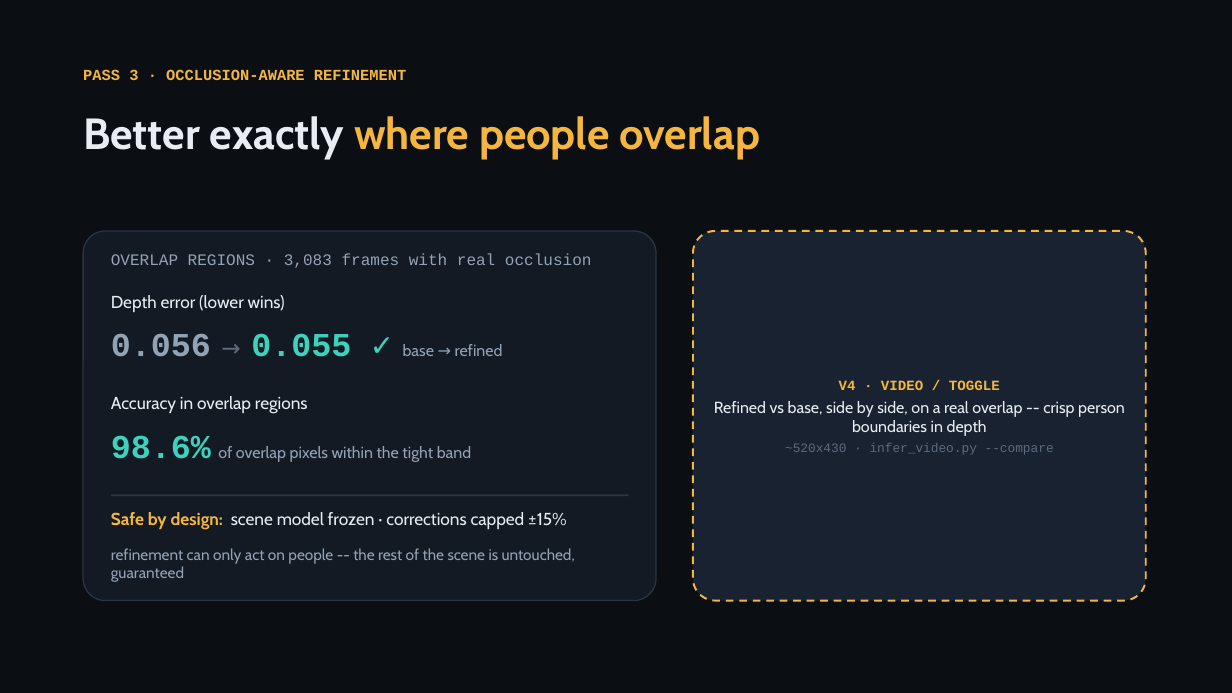
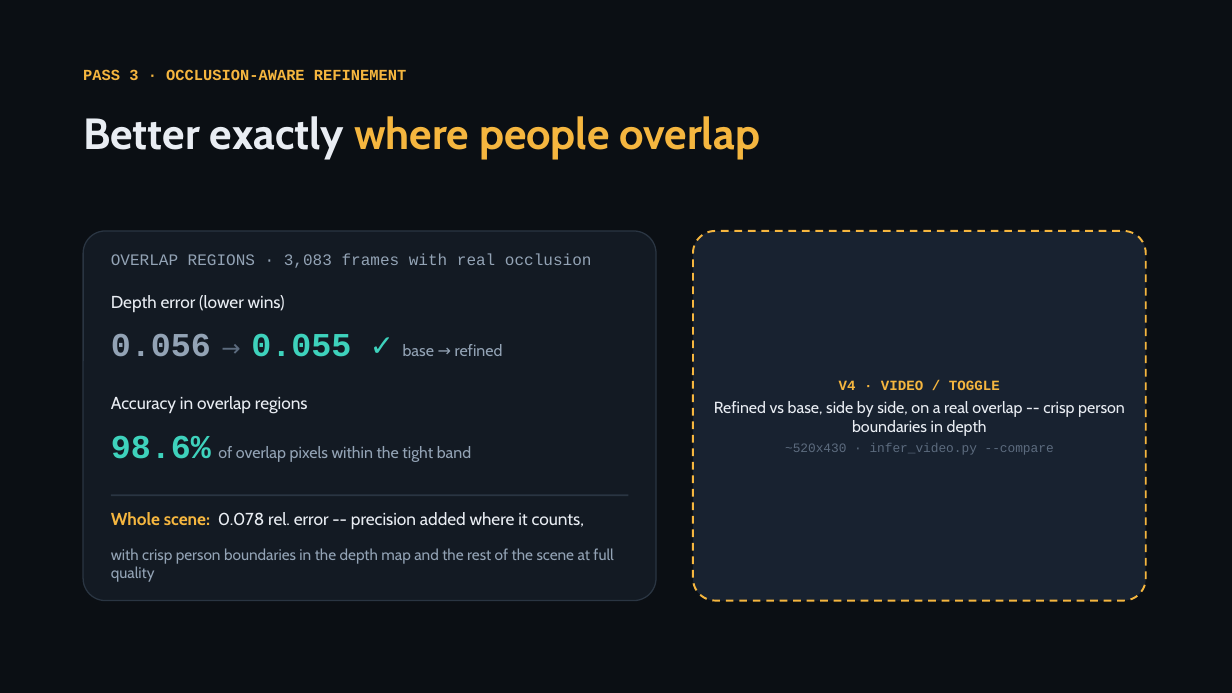
Before and after one commit to KSJanjua/ProCodes, a slide deck: slide 9 of docs/presentation/instancedepth-journey.pptx. Drawn at 1232x693 pixels with LibreOffice and Linux fonts; fonts in the diff are those of the drawing. Boxes give left, top, right and bottom in pixels: in the first picture for what was removed or moved away, otherwise in the second. Text is boxed around its words. In the diff, an @@ line names an element or a change of style, - is before the commit and + after.

```diff
--- a/docs/presentation/instancedepth-journey.pptx
+++ b/docs/presentation/instancedepth-journey.pptx
@@ text at (x1=111, y1=512, x2=584, y2=529): text changed @@
-Safe by design: scene model frozen · corrections capped ±15%
+Whole scene: 0.078 rel. error -- precision added where it counts,
@@ text at (x1=111, y1=548, x2=613, y2=582): text changed @@
-refinement can only act on people -- the rest of the scene is untouched, guaranteed
+with crisp person boundaries in the depth map and the rest of the scene at full quality
```
Also in this commit, not shown: 7 other slides changed, 1 slide added, 1 slide removed, 1 other file.
